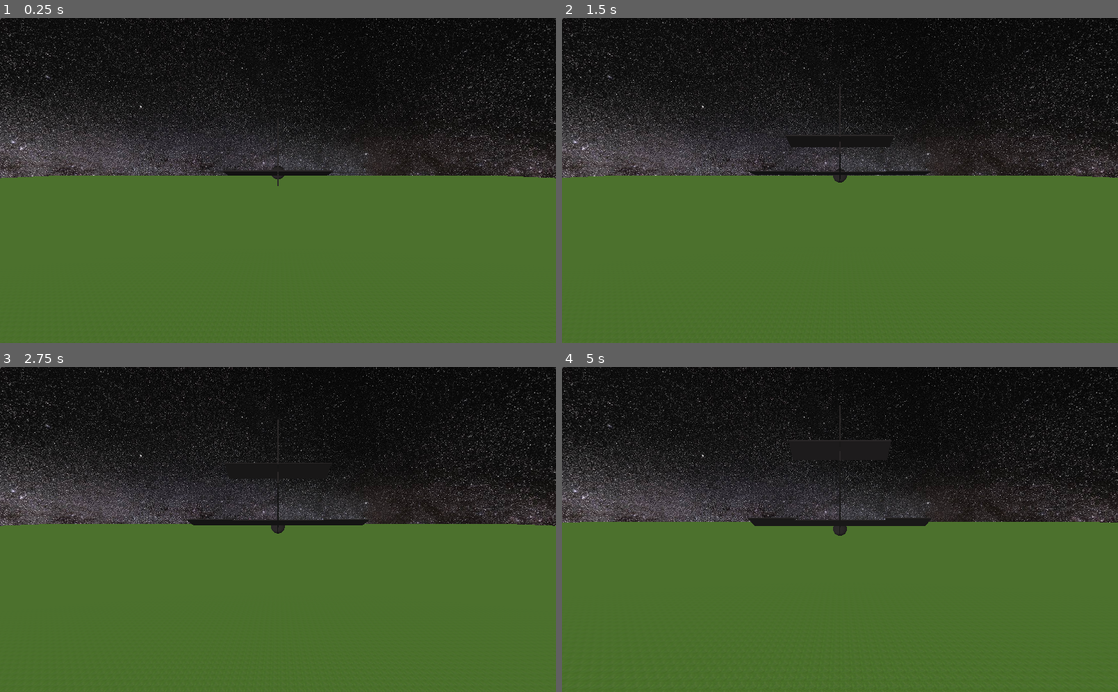
Above: before the commit, frames 1-4 (two rows, left to right).
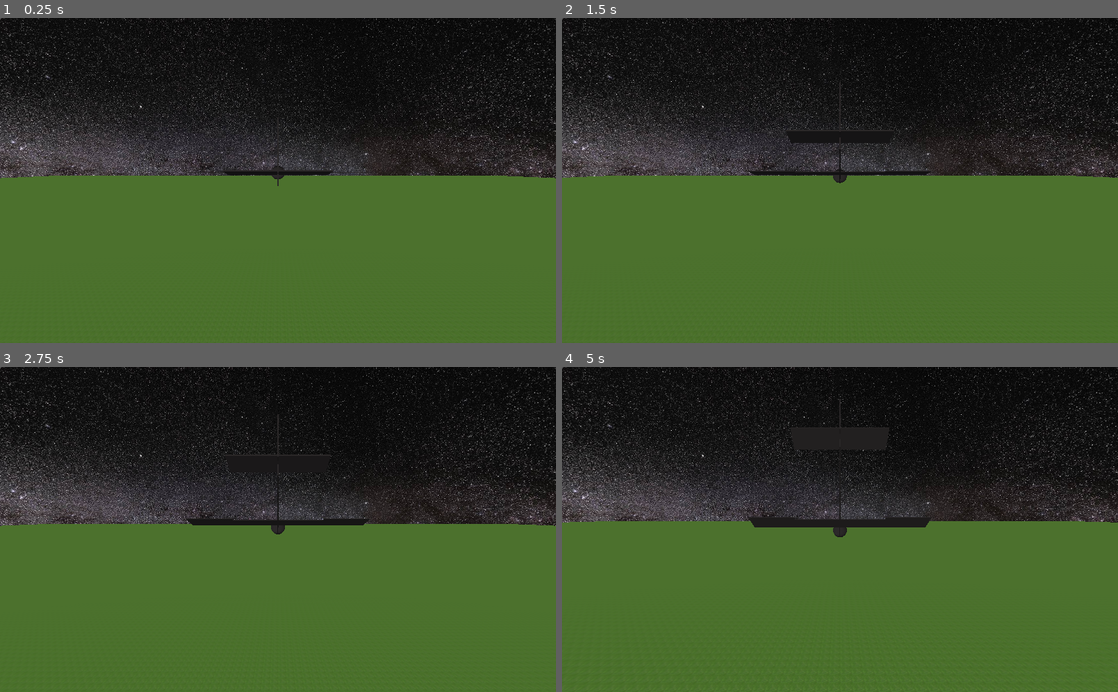
Above: after the commit, the same moments.

Repository: david-andrew/Mehve
Game: Godot game, scene res://scenes/TestLevel.tscn
Same seed, same stepped clock (60 frames per second), same inputs: the game is played once before the commit and once after it.
Inputs:
- Up to frame 1 (0.25 s): no input
- Up to frame 2 (1.5 s): tap Enter at 0.5 s
- Up to frame 3 (2.75 s): no input
- Up to frame 4 (5 s): tap Space at 4.25 s

The runs differ from the first frame. In frame 1, less than 0.1% of the frame differs, in the area x 40-60%, y 30-50%; in frame 2, 0.2%; in frame 3, 0.2%; in frame 4, 0.5%, in the area x 1-99%, y 9-53%.

Commit message:
added yaw control and yaw to pid controller

Diff:
--- a/aerodynamics/test_glider_4.json
+++ b/aerodynamics/test_glider_4.json
@@ -8,6 +8,7 @@
             "lift": true,
             "pitch": false,
             "roll": false,
+            "yaw": false,
             "mirrorX": true,
             "mirrorY": false
         },
@@ -18,6 +19,7 @@
             "lift": false,
             "pitch": false,
             "roll": true,
+            "yaw": false,
             "mirrorX": true,
             "mirrorY": false
         },
@@ -28,6 +30,7 @@
             "lift": true,
             "pitch": true,
             "roll": false,
+            "yaw": false,
             "mirrorX": true,
             "mirrorY": false
         },
@@ -38,6 +41,7 @@
             "lift": false,
             "pitch": false,
             "roll": false,
+            "yaw": false,
             "mirrorX": false,
             "mirrorY": false
         },
@@ -48,6 +52,7 @@
             "lift": false,
             "pitch": false,
             "roll": false,
+            "yaw": true,
             "mirrorX": false,
             "mirrorY": false
         }
--- a/project.godot
+++ b/project.godot
@@ -63,13 +63,21 @@
 }
 player_thrust_up={
 "deadzone": 0.5,
-"events": [ Object(InputEventJoypadButton,"resource_local_to_scene":false,"resource_name":"","device":0,"button_index":5,"pressure":0.0,"pressed":false,"script":null)
+"events": [ Object(InputEventJoypadMotion,"resource_local_to_scene":false,"resource_name":"","device":0,"axis":7,"axis_value":1.0,"script":null)
  ]
 }
 player_thrust_down={
 "deadzone": 0.5,
-"events": [ Object(InputEventJoypadButton,"resource_local_to_scene":false,"resource_name":"","device":0,"button_index":4,"pressure":0.0,"pressed":false,"script":null)
+"events": [ Object(InputEventJoypadMotion,"resource_local_to_scene":false,"resource_name":"","device":0,"axis":6,"axis_value":1.0,"script":null)
  ]
+}
+player_yaw_left={
+"deadzone": 0.5,
+"events": [  ]
+}
+player_yaw_right={
+"deadzone": 0.5,
+"events": [  ]
 }
 
 [layer_names]
--- a/scenes/TestGlider.gd
+++ b/scenes/TestGlider.gd
@@ -20,15 +20,17 @@
 export var THRUST_DELTA = 1.0#0.1
 
 const ROLL_DEFLECTION = PI / 8
-const PITCH_DEFLECTION = PI / 8
+const PITCH_DEFLECTION = PI / 12
+const YAW_DEFLECTION = PI / 8
 
 
 #PID gains for controller
 const roll_p = 1.0#2.0
-const roll_d = 0.0#0.5
-
-const pitch_p = 0.5
+const roll_d = 0.5
+const pitch_p = 1.0
 const pitch_d = 0.0
+const yaw_p = 2.0
+const yaw_d = 2.0
 
 var prev_local_angular_velocity: Vector3 = Vector3.ZERO
 
@@ -52,6 +54,7 @@
     var lift: bool
     var pitch: float
     var roll: float
+    var yaw: float
     var mirrorX: bool
     var mirrorY: bool
 
@@ -64,28 +67,30 @@
 #	apply_central_impulse()
     linear_velocity = global_transform.basis.xform(Vector3.FORWARD) * 50
 #    angular_velocity = global_transform.basis.xform(Vector3.BACK) * 20
-    thrust = 0.75
+    thrust = 0.80
 
 func _process(delta):
     pitch = Input.get_action_strength("player_pitch_up") - Input.get_action_strength("player_pitch_down")
     roll = Input.get_action_strength("player_roll_left") - Input.get_action_strength("player_roll_right")
-#    yaw = Input.get_action_strength("player_yaw_left") - Input.get_action_strength("player_yaw_right")
-
-    thrust += (Input.get_action_strength("player_thrust_up") - Input.get_action_strength("player_thrust_down")) * THRUST_DELTA * delta
+    yaw = Input.get_action_strength("player_yaw_left") - Input.get_action_strength("player_yaw_right")
+
+    thrust = (Input.get_action_strength("player_thrust_up") - Input.get_action_strength("player_thrust_down")) / 2 + 0.5
     #flight controller for smoothing angular motion
     var local_angular_velocity = global_transform.basis.xform_inv(angular_velocity)
     var local_angular_velocity_derivative = local_angular_velocity - prev_local_angular_velocity
+    prev_local_angular_velocity = local_angular_velocity
     if abs(roll) == 0:
         roll -= local_angular_velocity.z * roll_p  + local_angular_velocity_derivative.z * roll_d
-
     if abs(pitch) == 0:
-        pitch -= local_angular_velocity.x * pitch_p + local_angular_velocity_derivative.x * pitch_p
-
+        pitch -= local_angular_velocity.x * pitch_p + local_angular_velocity_derivative.x * pitch_d
+    if abs(yaw) == 0:
+        yaw -= local_angular_velocity.y * yaw_p + local_angular_velocity_derivative.y * yaw_d
 #        if randf() < 0.1:
 #            print("pitch speed: ", local_angular_velocity.x, ", roll speed: ", local_angular_velocity.z)
 
     pitch = clamp(pitch, -1.0, 1.0)
     roll = clamp(roll, -1.0, 1.0)
+    yaw = clamp(yaw, -1.0, 1.0)
     thrust = clamp(thrust, 0.0, 1.0)
 
     if randf() < 0.1:
@@ -131,7 +136,12 @@
 
 func rotate_control_surfaces():
     for surface in surfaces:
-        surface.spatial.transform.basis = Basis(degvec2rad(surface.rot) + Vector3.RIGHT * surface.roll * roll * ROLL_DEFLECTION + Vector3.RIGHT * surface.pitch * pitch * PITCH_DEFLECTION)
+        surface.spatial.transform.basis = Basis(
+            degvec2rad(surface.rot) +
+            Vector3.RIGHT * surface.roll * roll * ROLL_DEFLECTION +
+            Vector3.RIGHT * surface.pitch * pitch * PITCH_DEFLECTION +
+            Vector3.UP * surface.yaw * yaw * YAW_DEFLECTION
+        )
 
 func get_energy():
     return mass * gravity_scale * global_transform.origin.y + 0.5 * mass * linear_velocity.length_squared()
@@ -326,6 +336,11 @@
         surface.roll = 0.0
 
 
+    if surface_json['yaw']:
+        surface.yaw = -sign(surface.spatial.transform.origin.dot(surface.spatial.transform.basis.z)) * transform.basis.y.dot(surface.spatial.transform.basis.x)
+    else:
+        surface.yaw = 0.0
+
 
     return surface
 
@@ -338,6 +353,7 @@
     m_surface.rot = surface.rot
     m_surface.pitch = surface.pitch
     m_surface.roll = surface.roll
+    m_surface.yaw = surface.yaw
 
     var origin = surface.spatial.transform.origin
 
@@ -356,6 +372,7 @@
 #        m_surface.rot.y = surface.rot.y
         m_surface.rot.z = -surface.rot.z
         origin.y *= -1
+#        m_surface.yaw = -surface.yaw
 
     #determine the transform of the surface (origin was already computed)
     var basis = Basis(degvec2rad(m_surface.rot))
